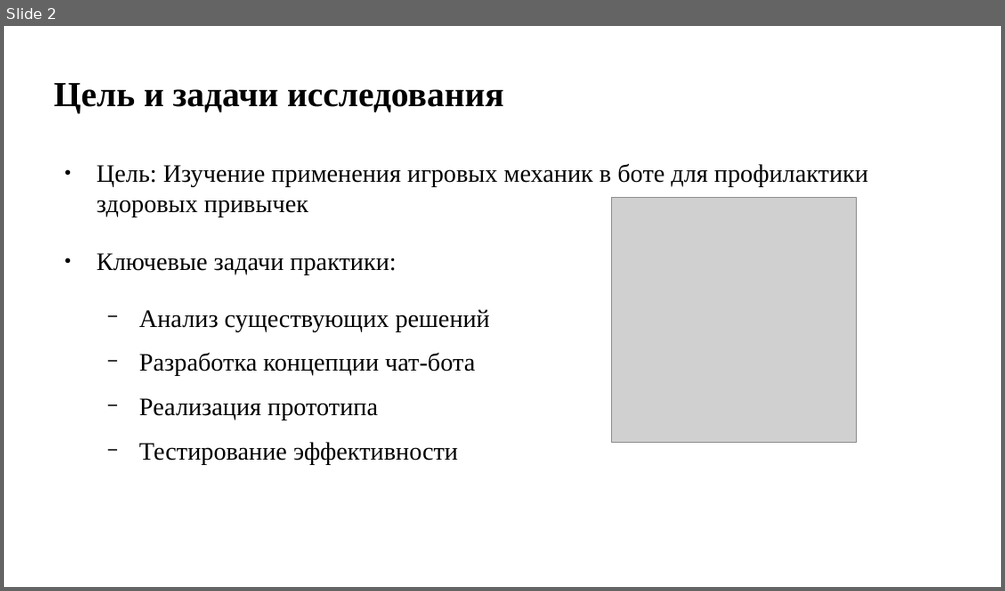
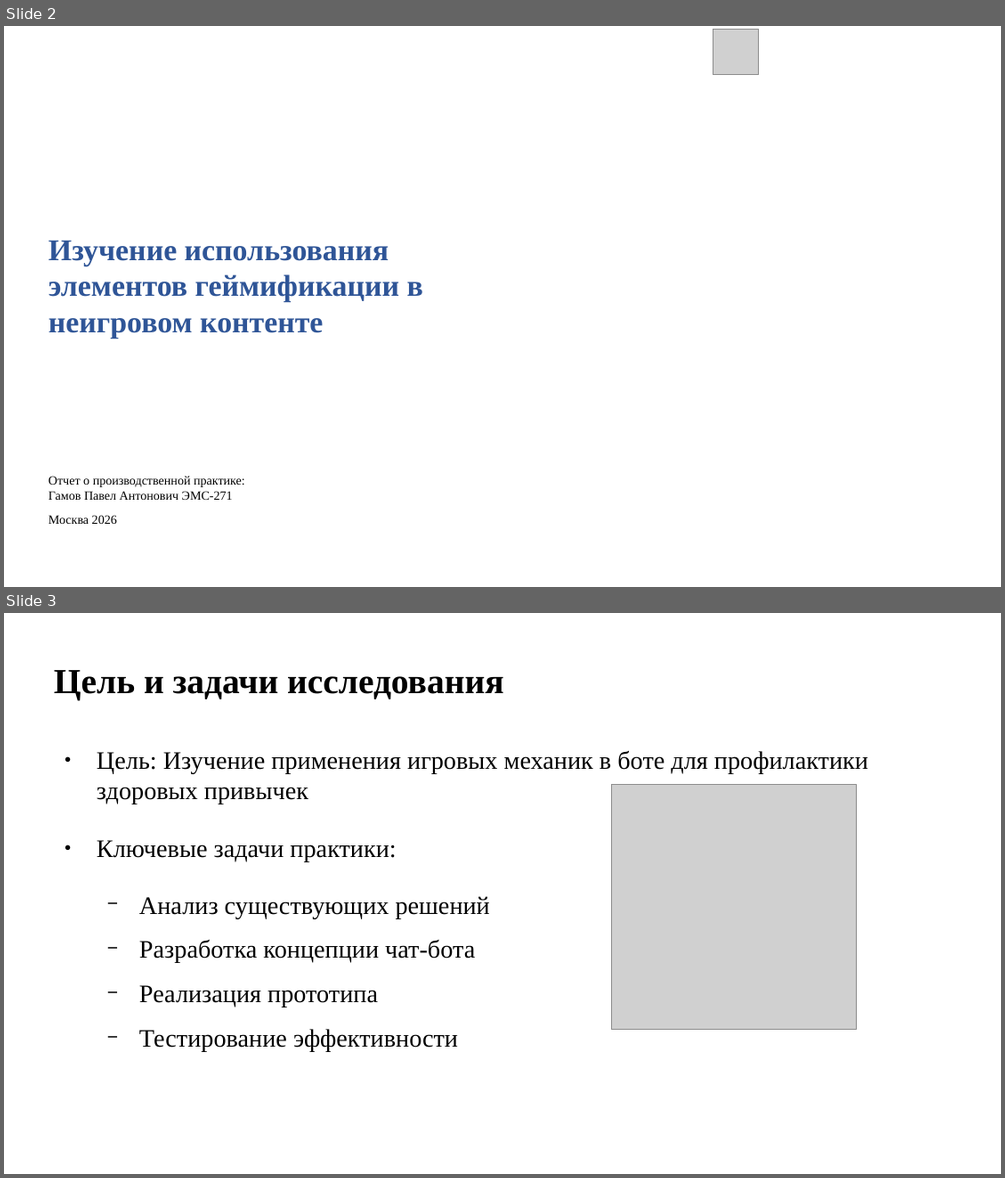
Before and after one commit to pagamov/pagamov_bot, a slide deck: docs/1 практика/Гамов_Презентация Отчет НИР_26.pptx. Shown one above the other, each under a label of ours: slide 2 before the commit, slides 2 and 3 after it. The pictures are 1005x591 and 1005x1178 pixels, drawn with LibreOffice and Linux fonts; fonts in the diff are those of the drawing; grey boxes stand for pictures; background and template pictures are left out. Boxes give left, top, right and bottom in pixels: in the first picture for what was removed or moved away, otherwise in the second. Text is boxed around its words. In the diff, an @@ line names an element or a change of style, - is before the commit and + after.

```diff
--- a/docs/1 практика/Гамов_Презентация Отчет НИР_26.pptx
+++ b/docs/1 практика/Гамов_Презентация Отчет НИР_26.pptx
@@ slide 2 added at (4, 26, 1001, 587), background picture (left out) @@
@@ picture added at (713, 29, 760, 75) @@
@@ text added at (48, 240, 423, 338), 24 pt, text #2F5597, bold @@
+Изучение использования элементов геймификации в неигровом контенте
@@ text added at (48, 475, 245, 499), 10 pt, text #000000 @@
+Отчет о производственной практике:
+Гамов Павел Антонович ЭМС-271
@@ text added at (48, 515, 117, 524), 10 pt, text #000000 @@
+Москва 2026
@@ what was slide 2 is now slide 3 @@
```
Also in this commit, not shown: 2 slides changed, 9 other files.
